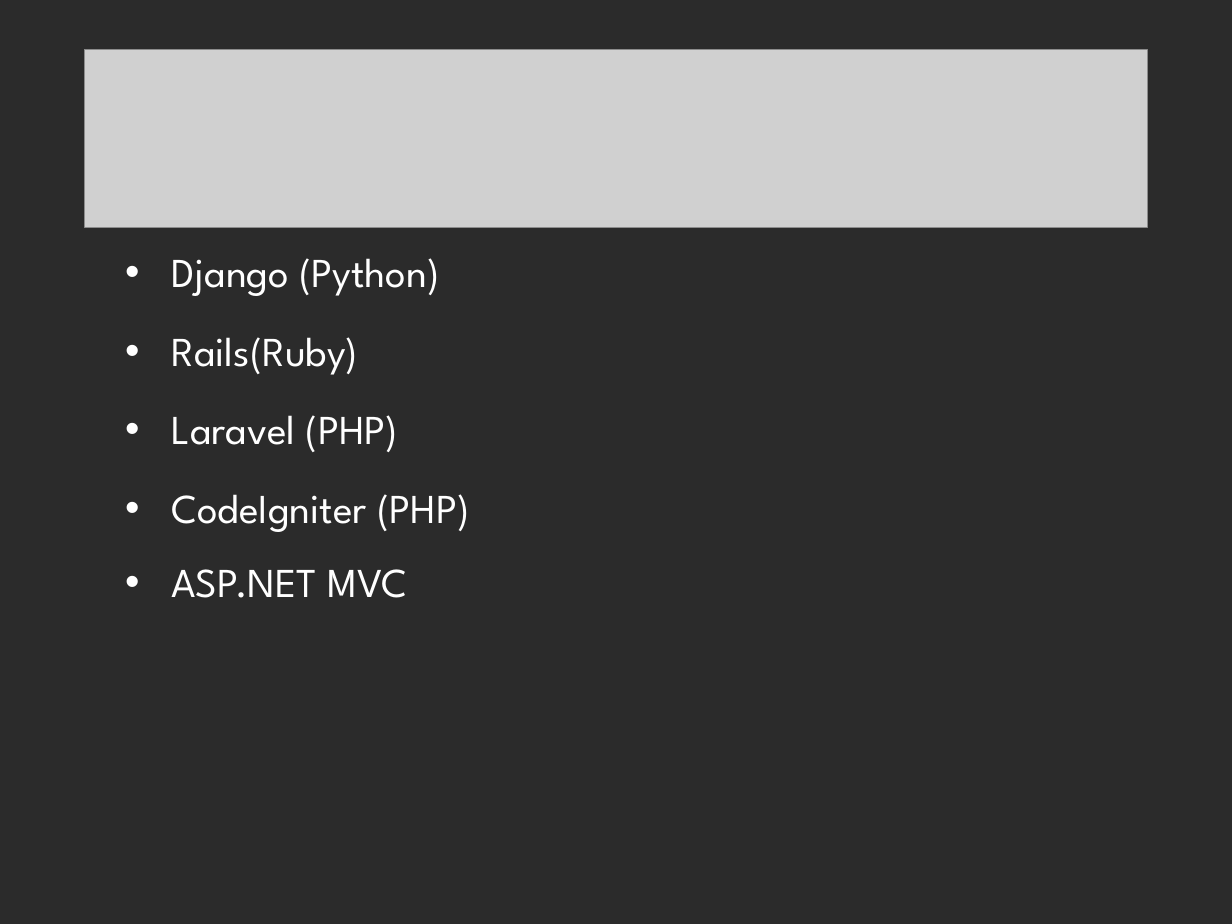
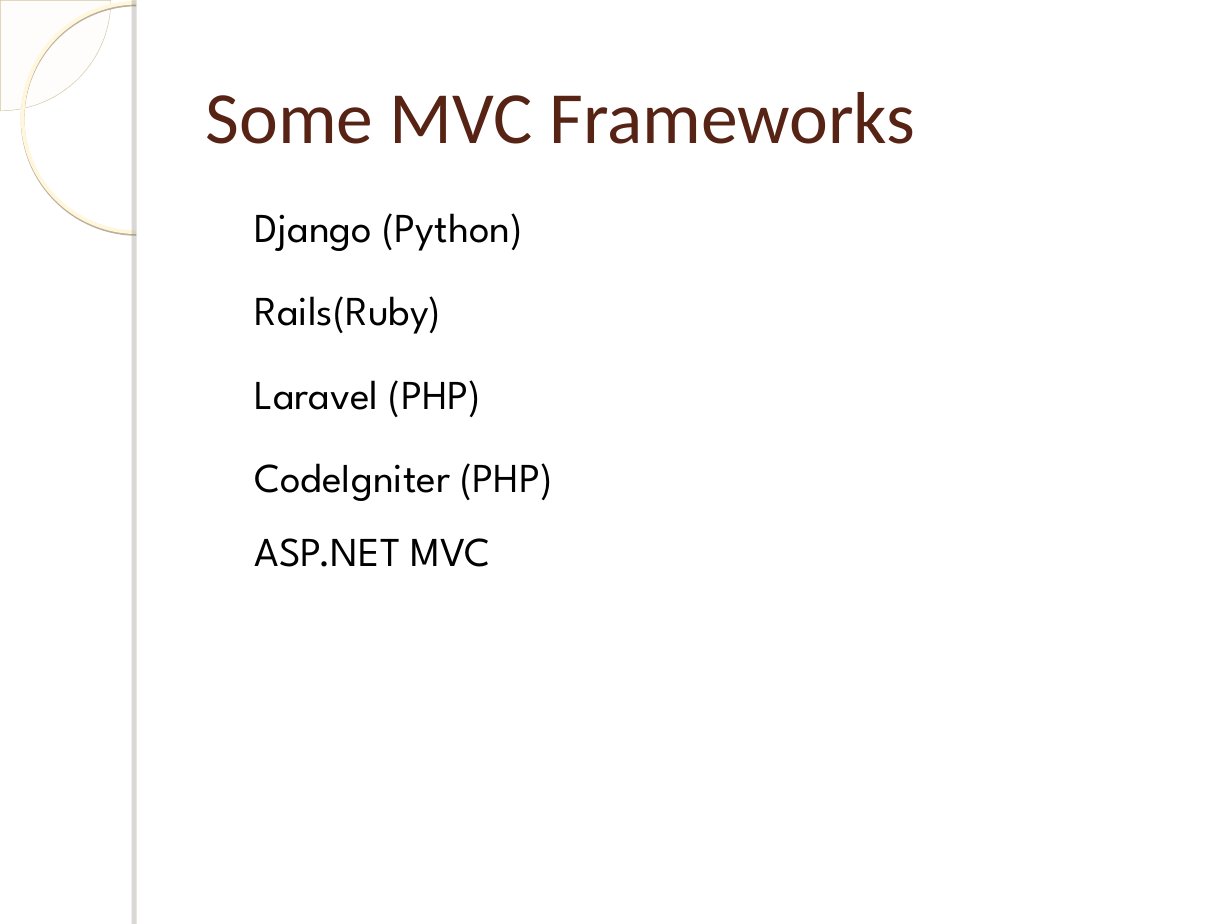
Before and after one commit to bugChanger/E-receipit_for_CSE404, a slide deck: slide 7 of MVC & use_case.ppt (slide 8 before the commit). Drawn at 1232x924 pixels with LibreOffice and Linux fonts; fonts in the diff are those of the drawing; grey boxes stand for pictures; background and template pictures are left out; a plain dark background stands for a picture behind light text. Boxes give left, top, right and bottom in pixels: in the first picture for what was removed or moved away, otherwise in the second. Text is boxed around its words. In the diff, an @@ line names an element or a change of style, - is before the commit and + after.

```diff
--- a/MVC & use_case.ppt
+++ b/MVC & use_case.ppt
@@ freeform shape added at [0, 0, 111, 111], fill #FEFAF4 at 33% opacity, outline #D2C39E 0.26 pt @@
@@ ellipse added at [22, 2, 251, 232], outline #FFF6DB 2.15 pt @@
@@ rectangle added at [137, 0, 1232, 924], fill #FFFFFF @@
@@ rectangle added at [137, 0, 147, 924], fill #FFFFFF @@
@@ picture removed at [85, 49, 1148, 228] @@
@@ title added at [205, 92, 916, 144], 43 pt, text #572314 @@
+Some MVC Frameworks
@@ text "Django (Python)": place and size @@
-text "Django (Python)" at [171, 258, 469, 598]
+text "Django (Python)" at [255, 213, 552, 567]
@@ text "Django (Python)" at [255, 213, 552, 567]: text colour #FFFFFF to #000000; indent changed; line spacing 0.9 to 1 @@
```
Also in this commit, not shown: 1 other slide changed, 21 slides added, 20 slides removed.
